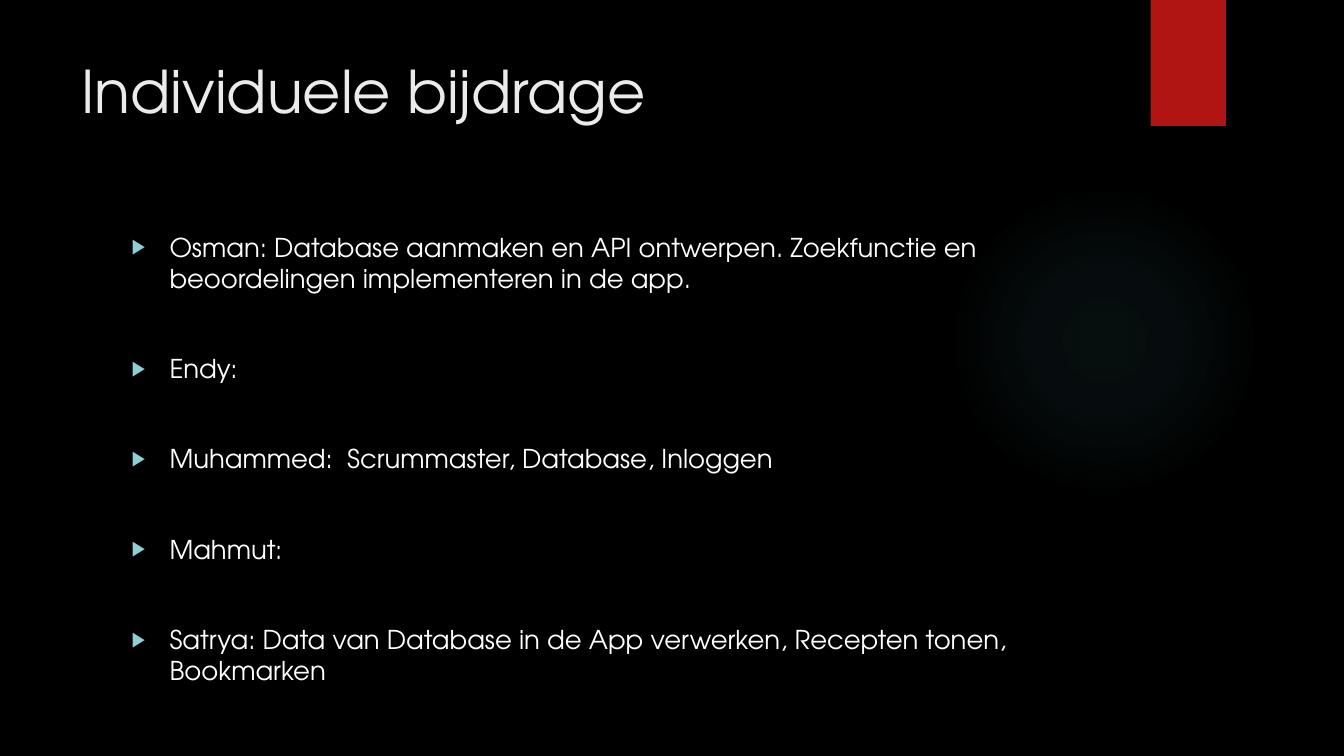
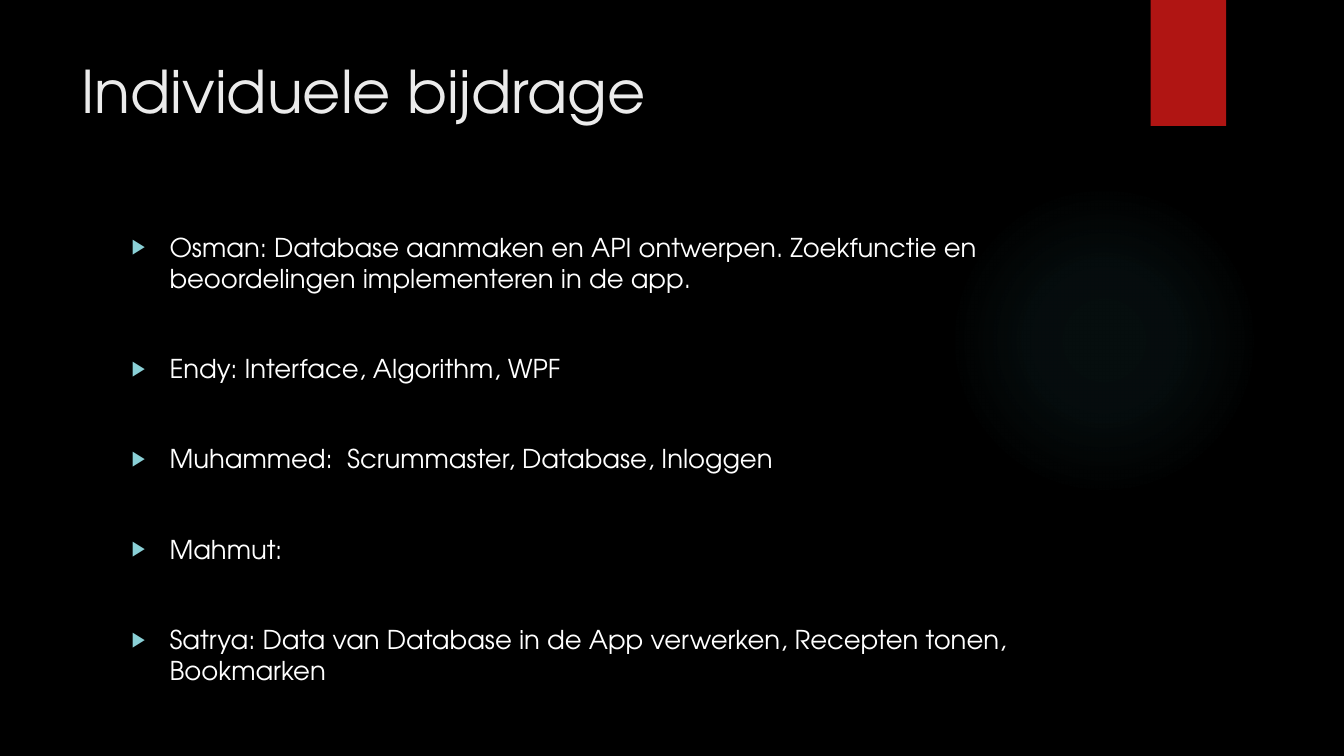
Before and after one commit to mahmudozler/Project-4, a slide deck: slide 8 of PocketRecipe©_V2.pptx. Drawn at 1344x756 pixels with LibreOffice and Linux fonts; fonts in the diff are those of the drawing; background and template pictures are left out. Boxes give left, top, right and bottom in pixels: in the first picture for what was removed or moved away, otherwise in the second. Text is boxed around its words. In the diff, an @@ line names an element or a change of style, - is before the commit and + after.

Commit message:
Bijdrage

```diff
--- a/PocketRecipe©_V2.pptx
+++ b/PocketRecipe©_V2.pptx
@@ text at (170,359,561,384): text changed @@
-▶ Endy:
+▶ Endy: Interface, Algorithm, WPF
```
